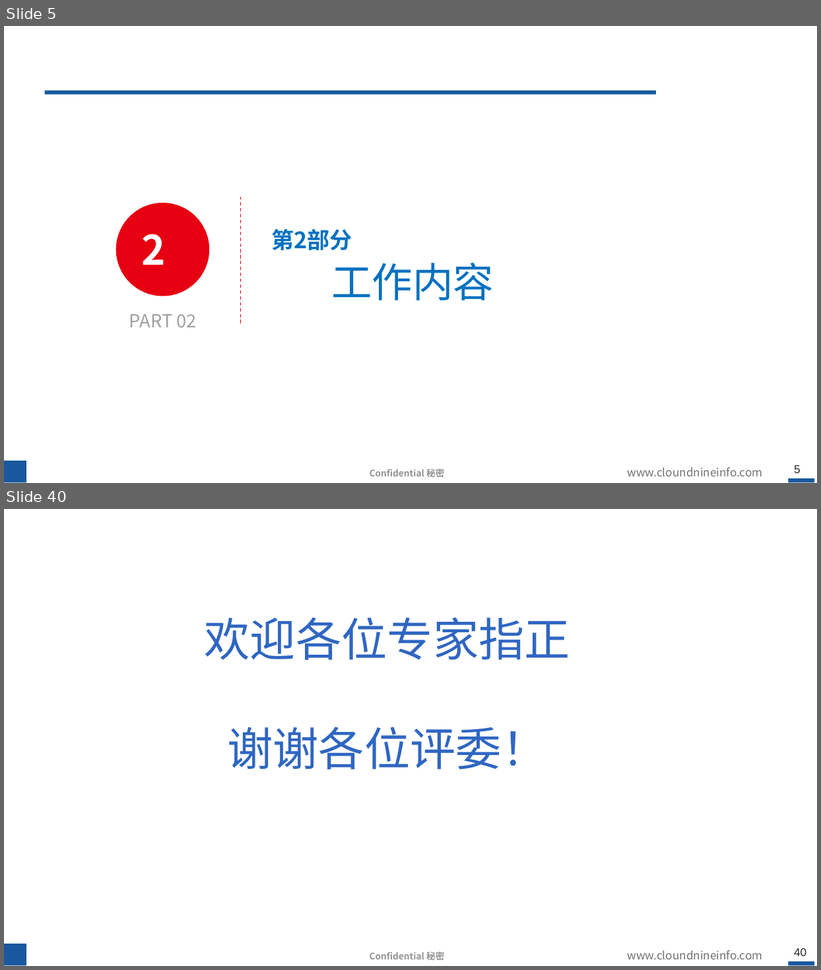
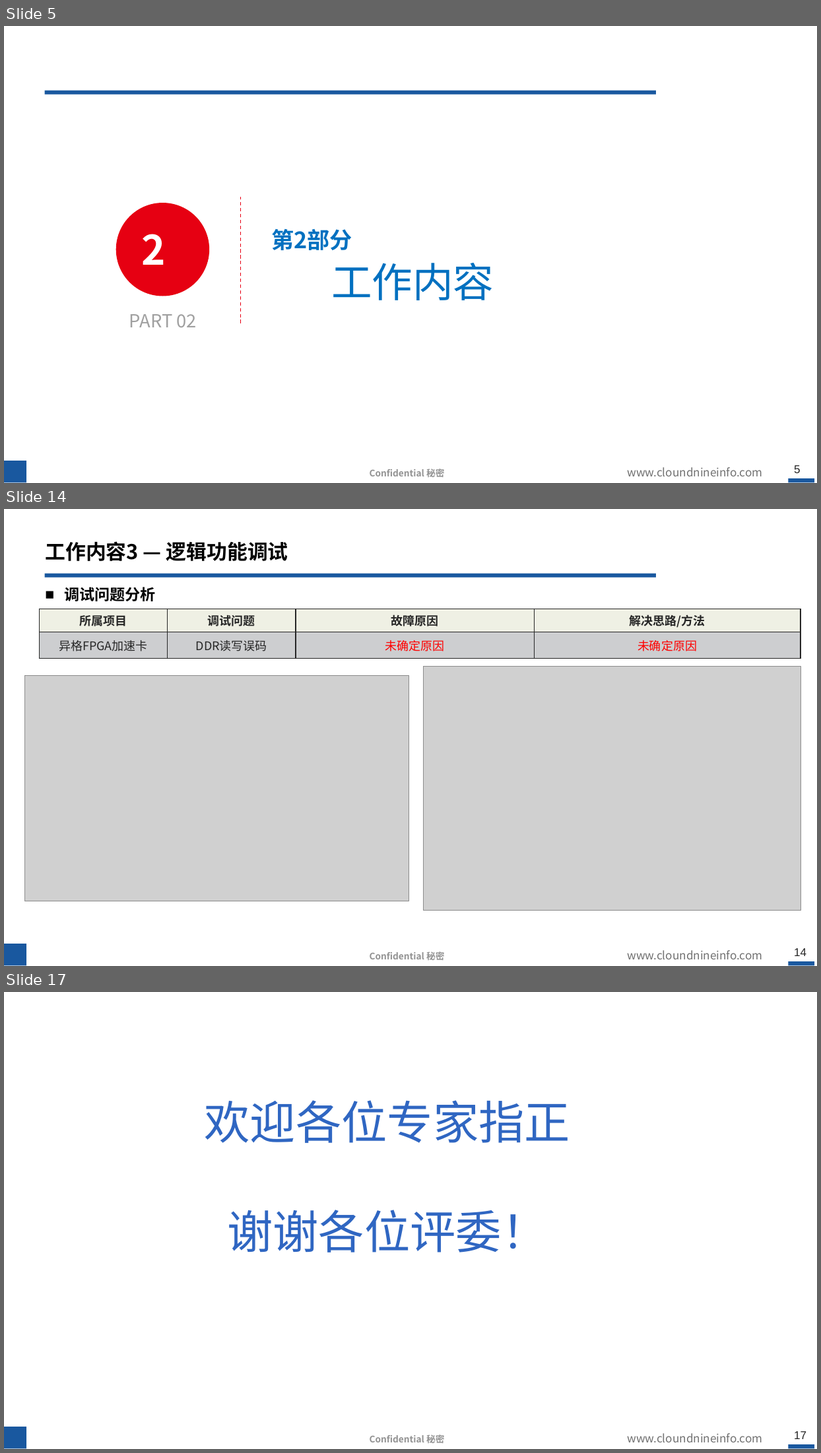
Before and after one commit to hahada-998/Tieta_code, a slide deck: 转正答辩.pptx. Shown one above the other, each under a label of ours: slides 5 and 40 before the commit, slides 5, 14 and 17 after it; the slides between them are not shown. The pictures are 821x970 and 821x1453 pixels, drawn with LibreOffice and Linux fonts; fonts in the diff are those of the drawing; grey boxes stand for pictures; background and template pictures are left out. Boxes give left, top, right and bottom in pixels: in the first picture for what was removed or moved away, otherwise in the second. Text is boxed around its words. In the diff, an @@ line names an element or a change of style, - is before the commit and + after.

```diff
--- a/转正答辩.pptx
+++ b/转正答辩.pptx
@@ slide 14 added at <box>4,509,817,966</box>, background #FFFFFF; not listed: 6 template elements that a slide beside it also shows @@
@@ title added at <box>46,541,288,561</box>, 24 pt, text #000000, bold @@
+工作内容3 — 逻辑功能调试
@@ text added at <box>64,587,156,601</box>, 18 pt, text #000000, bold @@
+■ 调试问题分析
@@ table added at <box>40,609,801,656</box>, 2 rows, 4 columns @@
+所属项目 | 调试问题 | 故障原因 | 解决思路/方法
+异格FPGA加速卡 | DDR读写误码 | 未确定原因 | 未确定原因
@@ picture added at <box>423,666,801,910</box> @@
@@ picture added at <box>24,675,409,901</box> @@
@@ what was slide 40 is now slide 17 @@
@@ page number at <box>794,1432,807,1439</box>: text changed @@
-40
+17
```
Also in this commit, not shown: 8 slides changed, 2 other slides added, 26 slides removed, 2 other files.
